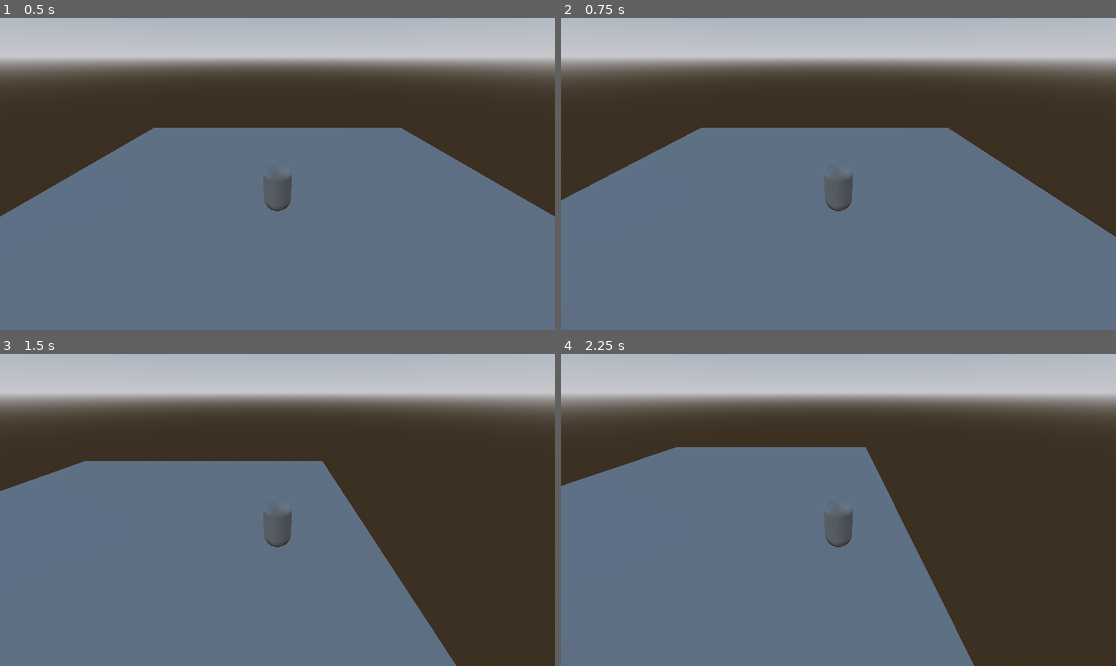
Above: before the commit, frames 1-4 (two rows, left to right).
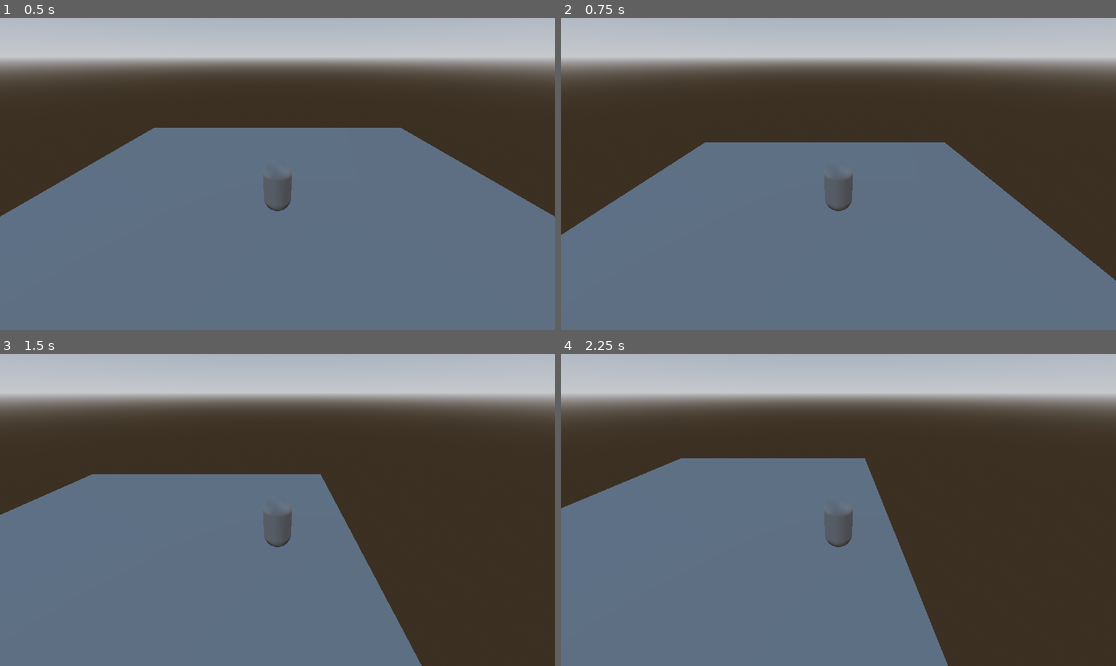
Above: after the commit, the same moments.

Repository: lead0lead/godot-third-person-game
Game: Godot game, scene res://scenes/main.tscn
Same seed, same stepped clock (60 frames per second), same inputs: the game is played once before the commit and once after it.
Inputs:
- Up to frame 1 (0.5 s): no input
- Up to frame 2 (0.75 s): hold D (right) from 0.53 s (still down); tap Space (jump, bound only after the commit) at 0.6 s
- Up to frame 3 (1.5 s): tap Space (jump, bound only after the commit) at 0.77, 1.07, 1.35 s; release D (right) at 1.28 s; hold S (back) from 1.28 s (still down)
- Up to frame 4 (2.25 s): tap Space (jump, bound only after the commit) at 1.52, 1.82, 2.1 s; release S (back) at 2.03 s; hold D (right) from 2.03 s (still down)

Frame 1 is identical in both runs. In frame 2, 7.1% of the frame differs, in the area x 0-100%, y 35-85%; in frame 3, 5.3%; in frame 4, 4.4%.

Commit message:
Add jump feature
add jump feature to character controller

Diff:
--- a/project.godot
+++ b/project.godot
@@ -37,3 +37,8 @@
 "events": [Object(InputEventKey,"resource_local_to_scene":false,"resource_name":"","device":-1,"window_id":0,"alt_press …(192 unchanged characters)…
 ]
 }
+jump={
+"deadzone": 0.5,
+"events": [Object(InputEventKey,"resource_local_to_scene":false,"resource_name":"","device":-1,"window_id":0,"alt_pressed":false,"shift_pressed":false,"ctrl_pressed":false,"meta_pressed":false,"pressed":false,"keycode":0,"physical_keycode":32,"key_label":0,"unicode":32,"location":0,"echo":false,"script":null)
+]
+}
--- a/scripts/player.gd
+++ b/scripts/player.gd
@@ -12,8 +12,11 @@
 var _gravity := -60
 
 func _physics_process(delta: float) -> void:
+
+
 	var move_direction = Vector3.ZERO
-	var player_input_direction = Input.get_vector("left", "right", "forward", "back")
+	var player_input_direction = Input.get_vector("left", "right"
+			, "forward", "back")
 
 	move_direction.x = player_input_direction.x
 	move_direction.z = player_input_direction.y
@@ -22,8 +25,12 @@
 	var y_velocity := velocity.y
 	velocity.y = 0.0
 
-	velocity = velocity.move_toward(move_direction * movement_speed, acceleration * delta)
+	velocity = velocity.move_toward(move_direction * movement_speed
+			, acceleration * delta)
 
 	velocity.y = y_velocity + _gravity * delta
 
+	if Input.is_action_just_pressed("jump") and is_on_floor():
+		velocity.y = jump_impulse
+
 	move_and_slide()
